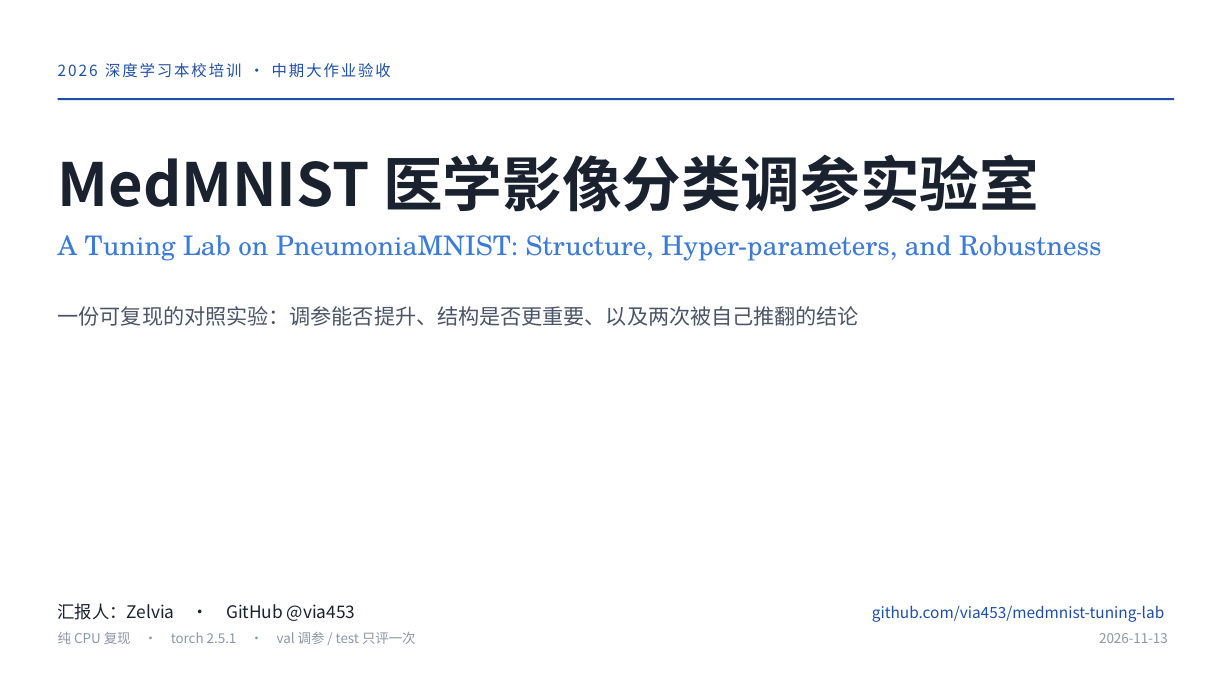
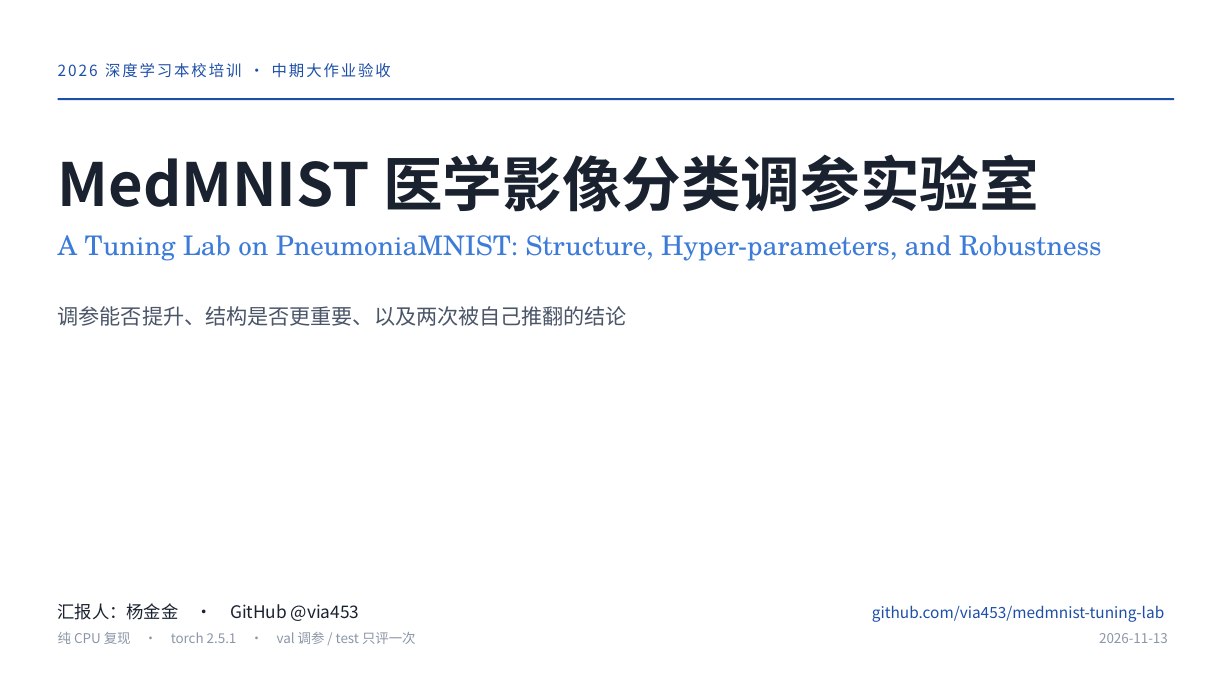
Before and after one commit to via453/medmnist-tuning-lab, a slide deck: slide 1 of MedMNIST调参实验室_中期验收汇报/MedMNIST调参实验室_中期验收汇报.pptx. Drawn at 1232x693 pixels with LibreOffice and Linux fonts; fonts in the diff are those of the drawing. Boxes give left, top, right and bottom in pixels: in the first picture for what was removed or moved away, otherwise in the second. Text is boxed around its words. In the diff, an @@ line names an element or a change of style, - is before the commit and + after.

Commit message:
deck: archive v1 and add v2 organized around four questions
- MedMNIST调参实验室_中期验收汇报_v1.pptx: frozen copy of the first deck
- MedMNIST调参实验室_汇报_v2/: 15 pages, 'what I did / why / results / takeaways',
  9 pages carry figures (two per page where useful), each page ends with a one-line reason
- README + PPT_OUTLINE: register both versions and the page map

```diff
--- a/MedMNIST调参实验室_中期验收汇报/MedMNIST调参实验室_中期验收汇报.pptx
+++ b/MedMNIST调参实验室_中期验收汇报/MedMNIST调参实验室_中期验收汇报.pptx
@@ text at (x1=58, y1=306, x2=627, y2=326): text changed @@
-一份可复现的对照实验：调参能否提升、结构是否更重要、以及两次被自己推翻的结论
+调参能否提升、结构是否更重要、以及两次被自己推翻的结论
@@ text at (x1=58, y1=603, x2=359, y2=621): text changed @@
-汇报人：Zelvia · GitHub @via453
+汇报人：杨金金 · GitHub @via453
```
Also in this commit, not shown: 1 other slide changed, 30 other files.
